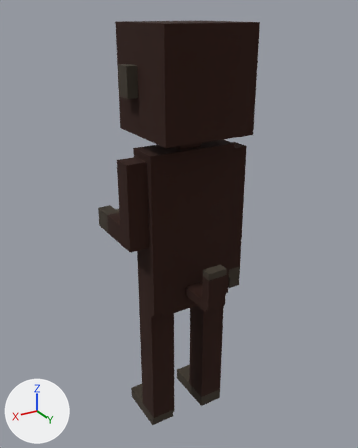
Renders of the glTF model public/resources/transcended/ape.glb from each side of a commit.
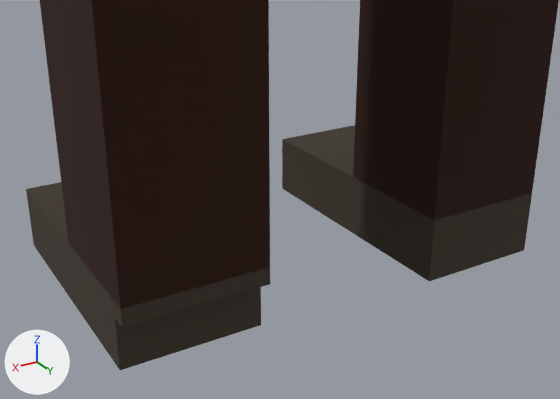
Old and new are each drawn whole from a camera (50 mm lens) standing at (7.09, 12.19, 12.86) and looking at (-0.08, 0.23, 6.88) and again close up from a camera (50 mm lens) standing at (2.26, 3.94, 2.28) and looking at (0.41, 0.85, 0.74). The lights are fixed; the arrows at lower left show +X, +Y and +Z. Where no turn or scale is listed for an object, it has been applied to the vertices. Vertices at the same position are counted once.

Before the edit, the objects in view are built like this:
```python
me_ape_final_vox = bpy.data.meshes.new('ape final.vox')
me_ape_final_vox.from_pydata(...)  # 216 vertices, 424 faces; spans x -2.0..1.9, y -1.3..2.3, z 0.0..12.6
me_ape_final_vox.materials.append(mat_palette_008)  # picture img_ape_final_vox
ob_ape_final_vox = bpy.data.objects.new('ape final.vox', me_ape_final_vox)
ob_ape_final_vox.location = (0.0, 0.0, 0.0)
```
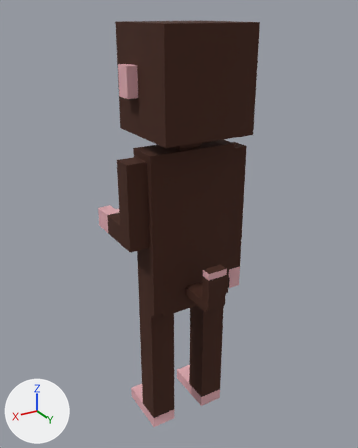
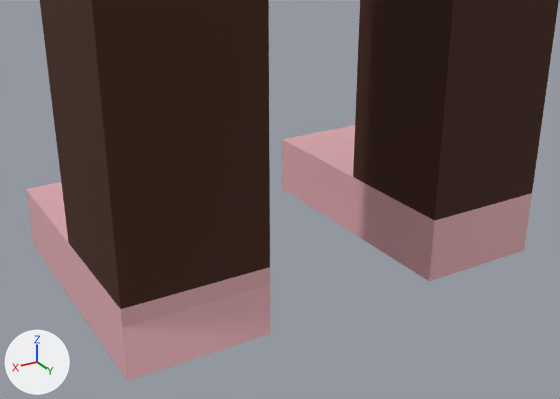
The change in detail:
Material 'palette.032' (mat_palette_032) is new.
Its base color is (0.0568, 0.0139, 0.00482) (brown #431f0f).
Its roughness is 0.893.
Material 'ninja_black.001' (mat_ninja_black_001) is new.
Its base color is (0.0, 0.0, 0.0) (black #000000).
Its metallic is 0.609.
Its roughness is 1.0.
Material 'skin ape' (mat_skin_ape) is new.
Its base color is (0.8, 0.433, 0.47) (pink #e7b0b6).
me_ape_final_vox is used by ob_ape_final_vox; location (0.0, 0.0, 0.0).
me_ape_final_vox had 216 vertices, 424 faces and spanned x -2.0..1.9, y -1.3..2.3, z 0.0..12.6.
me_ape_final_vox now has 214 vertices, 420 faces and spans x -2.0..1.9, y -1.3..2.3, z 0.0..12.6.
Part 1, on me_ape_final_vox:
4 vertices are removed from x 0.5..1.3, y 0.8, z 0.0..0.3.
12 faces are deleted.
2 vertices are added at (0.5, 0.9, 0.0), (1.3, 0.9, 0.0).
8 new faces join them, mat_skin_ape (pink #e7b0b6).
me_ape_final_vox part 2: 237 faces spanning x -2.0..1.9, y -0.7..2.3, z 0.4..12.6 switch from mat_palette_008 (picture img_ape_final_vox) to mat_palette_032 (brown #431f0f).
me_ape_final_vox part 3: 171 faces spanning x -2.0..1.9, y -1.3..2.3, z 0.0..12.2 switch from mat_palette_008 (picture img_ape_final_vox) to mat_skin_ape (pink #e7b0b6).
me_ape_final_vox now uses material mat_ninja_black_001 (black #000000).

Pixel boxes [x1, y1, x2, y2] of what changed, in the close-ups (560 x 399 px; the box of a moved part takes in the faces that stretch with it):
'ape final.vox', reshaped
    before: [26, 0, 559, 370]
    after: [26, 0, 559, 381]
part 1 of me_ape_final_vox, moved or reshaped
    before: [26, 190, 261, 370]
    after: [26, 190, 270, 381]
part 2 of me_ape_final_vox, recoloured (black to brown)
    both: [40, 0, 559, 309]
part 3 of me_ape_final_vox, recoloured
    both: [26, 125, 532, 328]
